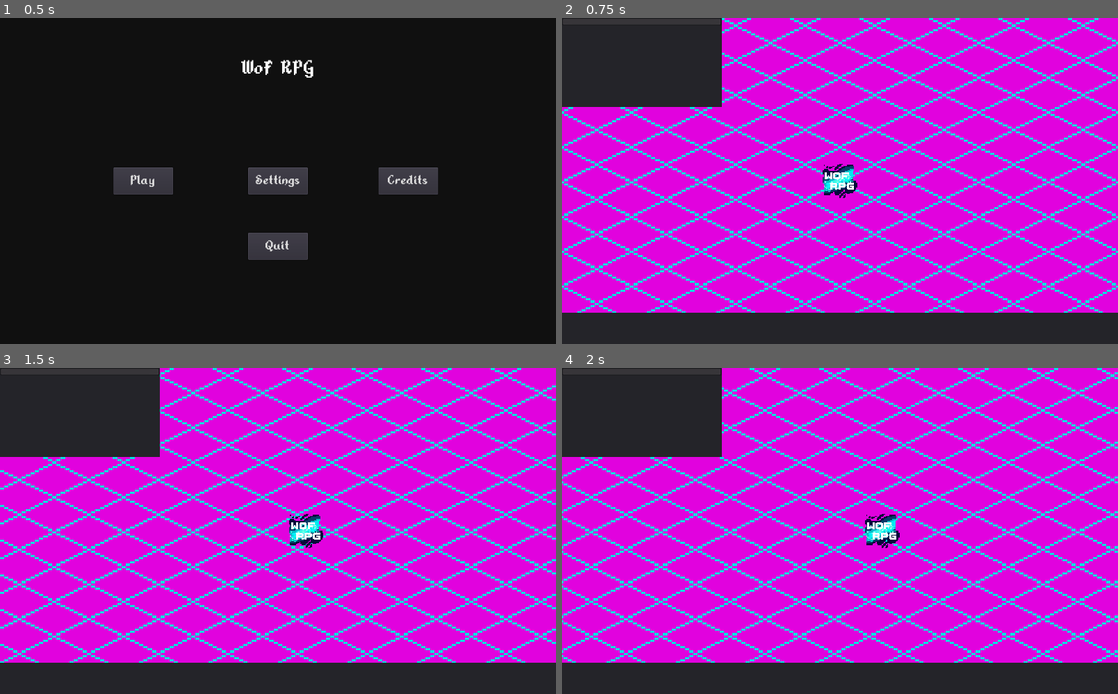
Above: before the commit, frames 1-4 (two rows, left to right).
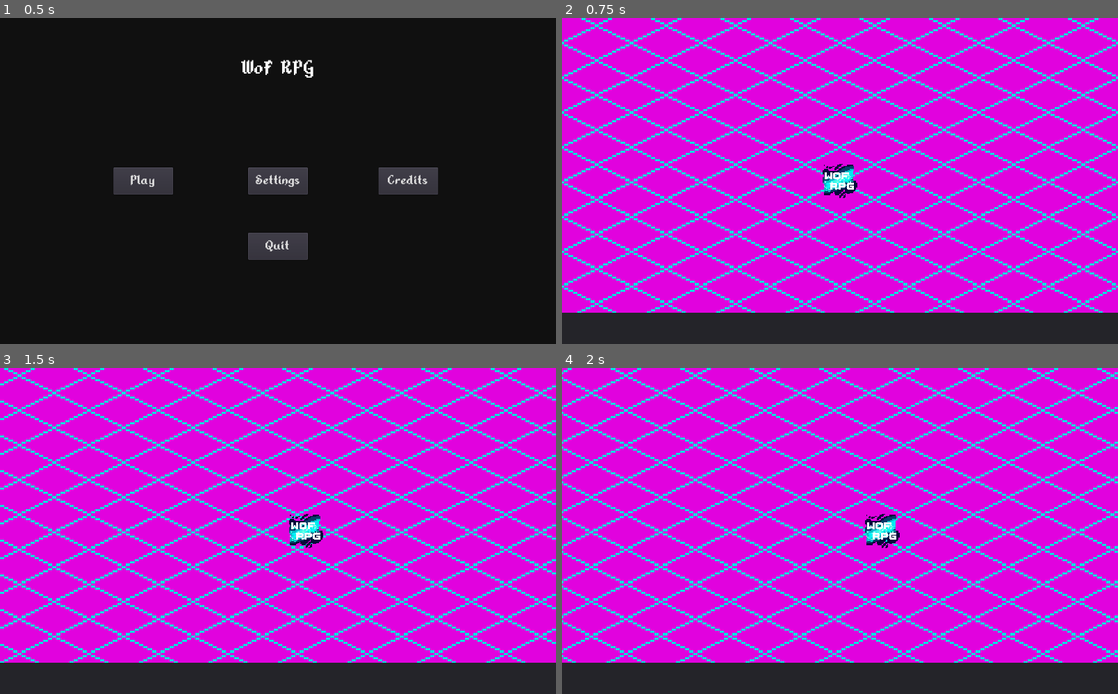
Above: after the commit, the same moments.

Repository: Animus-Surge/wof-rpg
Game: Godot game, scene res://scenes/loading_screen.tscn
Two runs of this game, one before a commit and one after it. Both use one fixed random seed, a clock stepped at 60 frames per second and the inputs below.
Inputs (mouse positions are in pixels of both pictures, inside the frame that each line leads up to):
- Up to frame 1 (0.5 s): no input
- Up to frame 2 (0.75 s): click "Play" at 0.5 s
- Up to frame 3 (1.5 s): tap Enter at 1.25, 1.35 s; move the mouse to (400, 514) at 1.27 s; hold Right (ui_right) from 1.28 s (still down); click (400, 514) at 1.42 s
- Up to frame 4 (2 s): keep holding Right (ui_right)

Frame 1 is identical in both runs. In frame 2, 7.8% of the frame differs, in the area x 0-29%, y 0-28%; in frame 3, 7.8%; in frame 4, 7.8%.

Commit message:
Begin on save system

Diff:
--- a/scenes/map.tscn
+++ b/scenes/map.tscn
@@ -222,6 +222,23 @@
 "_edit_use_anchors_": false
 }
 
+[node name="infopanel" type="Panel" parent="UILayer/ui_root"]
+visible = false
+margin_top = -1.0
+margin_right = 220.0
+margin_bottom = 109.0
+__meta__ = {
+"_edit_use_anchors_": false
+}
+
+[node name="hpbar" type="ProgressBar" parent="UILayer/ui_root/infopanel"]
+anchor_right = 1.0
+margin_bottom = 14.0
+percent_visible = false
+__meta__ = {
+"_edit_use_anchors_": false
+}
+
 [node name="player_inventory" type="Panel" parent="UILayer/ui_root"]
 visible = false
 anchor_left = 0.0732422
@@ -330,15 +347,6 @@
 anchor_bottom = 1.0
 margin_top = 0.199951
 
-[node name="infopanel" type="Panel" parent="UILayer/ui_root"]
-margin_right = 294.0
-margin_bottom = 164.0
-
-[node name="hpbar" type="ProgressBar" parent="UILayer/ui_root/infopanel"]
-anchor_right = 1.0
-margin_bottom = 14.0
-percent_visible = false
-
 [connection signal="pressed" from="UILayer/ui_root/pausemenu/resume" to="UILayer/ui_root" method="unpause"]
 [connection signal="pressed" from="UILayer/ui_root/pausemenu/settings" to="UILayer/ui_root" method="settings"]
 [connection signal="pressed" from="UILayer/ui_root/pausemenu/quit" to="UILayer/ui_root" method="quit"]
--- a/scripts/entity/enemy.gd
+++ b/scripts/entity/enemy.gd
@@ -10,3 +10,9 @@
 
 func dead():
 	queue_free()
+
+func _mouse_entered():
+	pass # TODO
+
+func _mouse_exited():
+	pass # TODO
--- a/scripts/state.gd
+++ b/scripts/state.gd
@@ -313,9 +313,9 @@
 
 	current_save = save_name
 
-	var full_path = save_path + save_name + "/save.json" #Converting to user dir format
-
-	var data = load_data_file(full_path)
+	var full_path = save_path + save_name + "/" #Converting to user dir format
+
+	var data = load_data_file(full_path + "save.json")
 
 	yield(self, "done")
 
